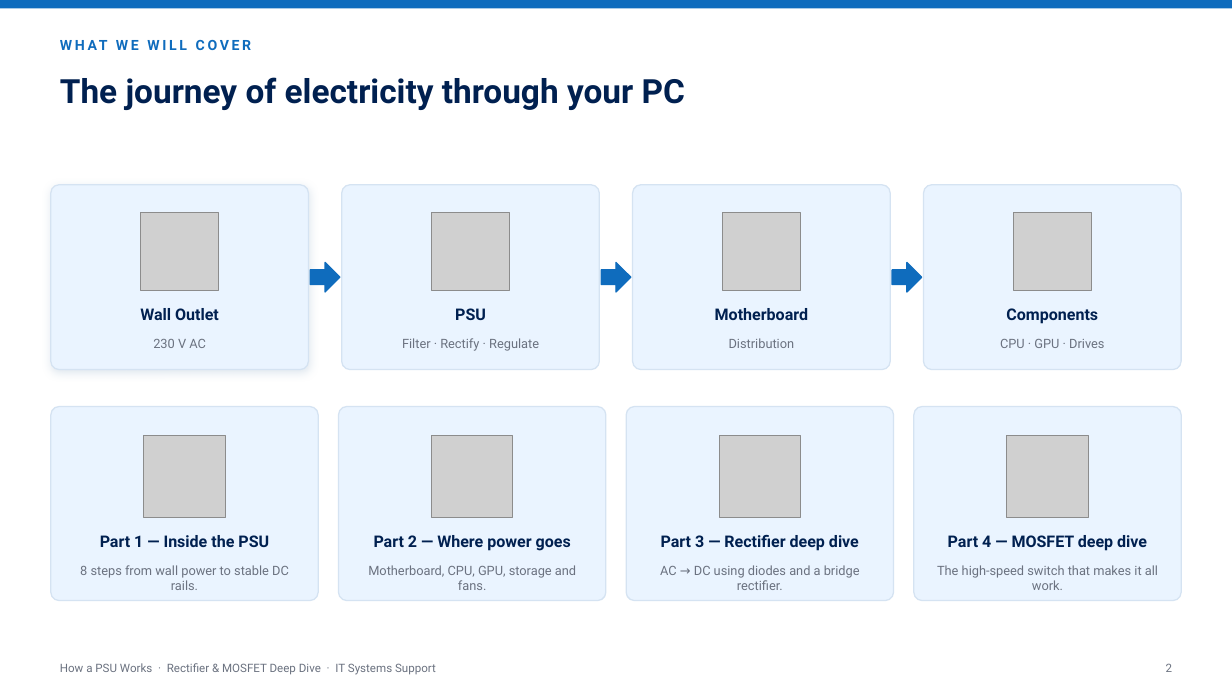
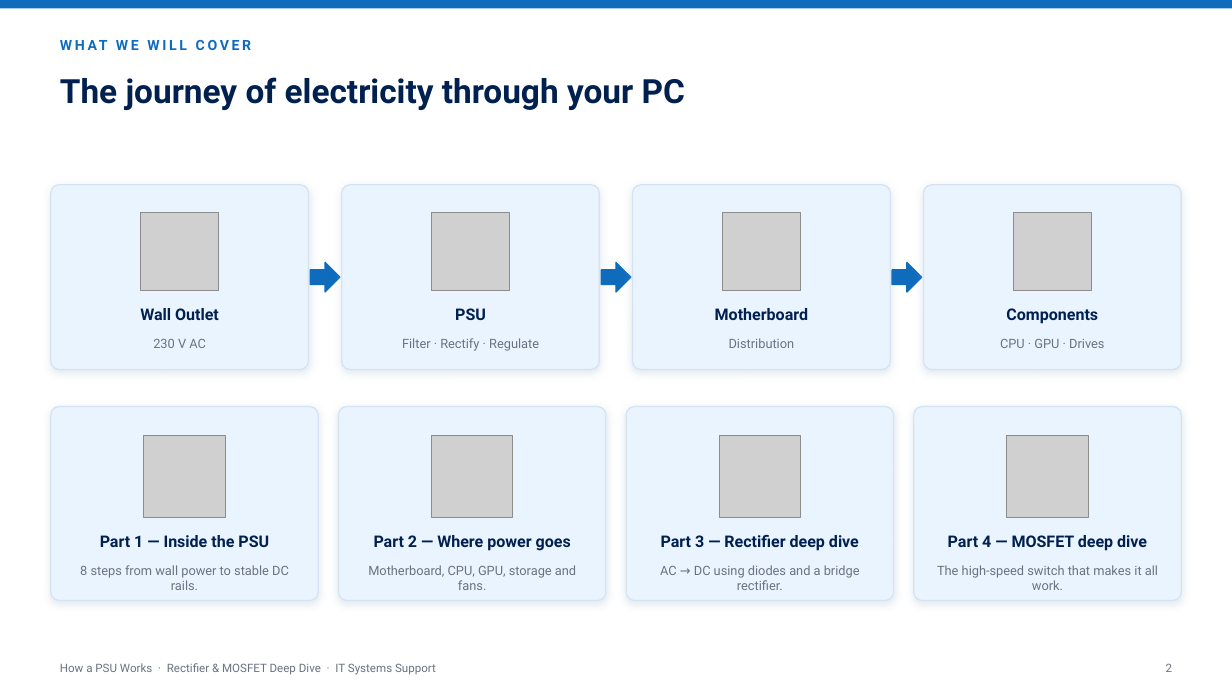
Before and after one commit to andrekyle/ITsystemsupport, a slide deck: slide 2 of public/downloads/How-a-PSU-Works-Rectifier-and-MOSFET.pptx. Drawn at 1232x693 pixels with LibreOffice and Linux fonts; fonts in the diff are those of the drawing; grey boxes stand for pictures. Boxes give left, top, right and bottom in pixels: in the first picture for what was removed or moved away, otherwise in the second. Text is boxed around its words. In the diff, an @@ line names an element or a change of style, - is before the commit and + after.

```diff
--- a/public/downloads/How-a-PSU-Works-Rectifier-and-MOSFET.pptx
+++ b/public/downloads/How-a-PSU-Works-Rectifier-and-MOSFET.pptx
@@ rounded rectangle at [342,185,600,370]: shadow changed @@
@@ shadow on in 6 elements at [632,185,890,370], [923,185,1181,370], [51,407,318,601], [338,407,605,601], [627,407,894,601], [914,407,1181,601] @@
```
Also in this commit, not shown: 32 other slides changed, 24 other files.
